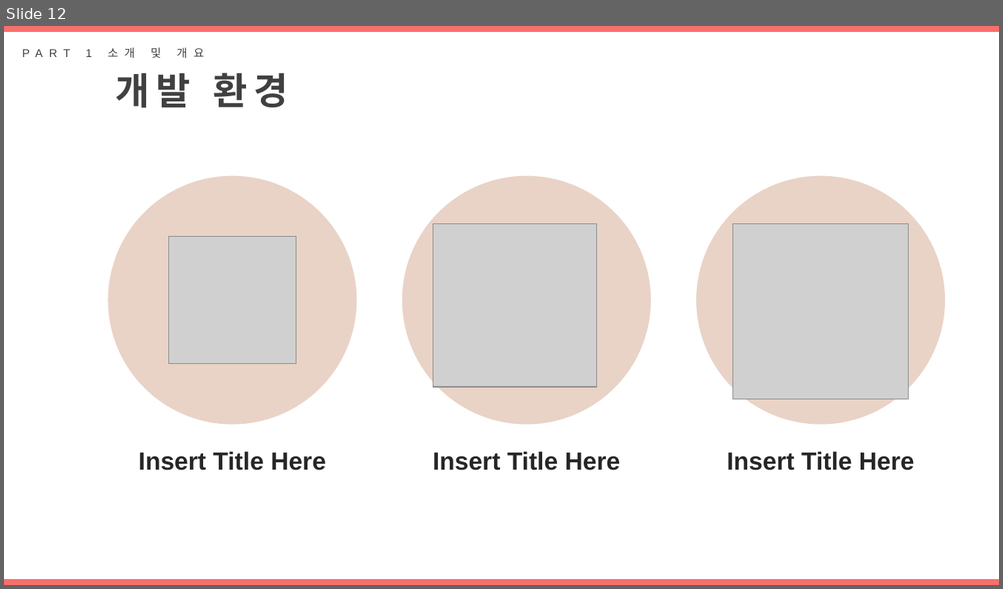
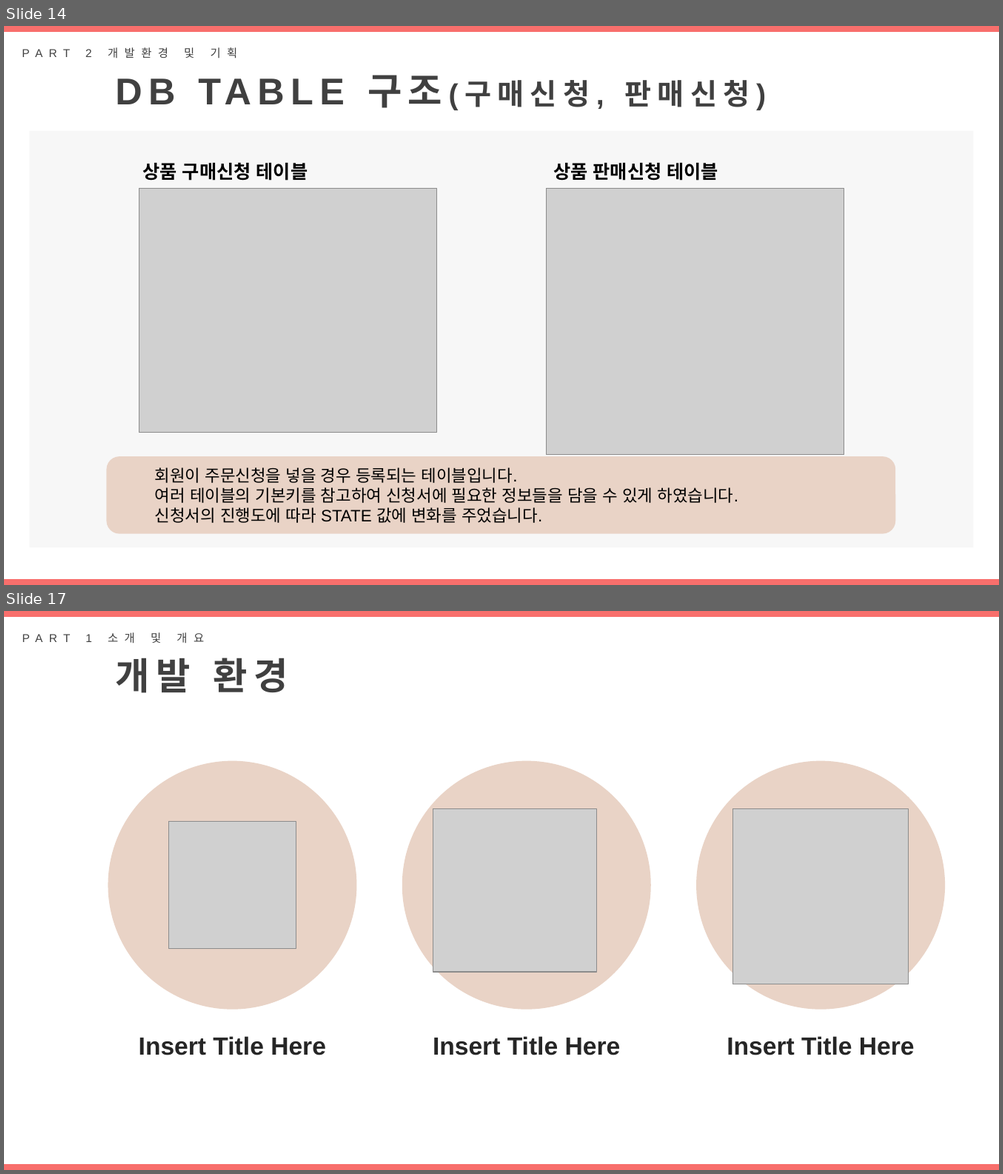
Before and after one commit to DAnomaly/SHOESFLY, a slide deck: project/B조_프로젝트_SHOEFLY.pptx. Shown one above the other, each under a label of ours: slide 12 before the commit, slides 14 and 17 after it; the slides between them are not shown. The pictures are 1003x589 and 1003x1174 pixels, drawn with LibreOffice and Linux fonts; fonts in the diff are those of the drawing; grey boxes stand for pictures. Boxes give left, top, right and bottom in pixels: in the first picture for what was removed or moved away, otherwise in the second. Text is boxed around its words. In the diff, an @@ line names an element or a change of style, - is before the commit and + after.

```diff
--- a/project/B조_프로젝트_SHOEFLY.pptx
+++ b/project/B조_프로젝트_SHOEFLY.pptx
@@ slide 14 added at (x1=4, y1=26, x2=999, y2=585), background #FFFFFF @@
@@ rectangle added at (x1=4, y1=26, x2=999, y2=32), fill #F86F6C @@
@@ text added at (x1=85, y1=47, x2=237, y2=58), 11 pt, text #404040 @@
+PART 2 개발환경 및 기획
@@ text added at (x1=367, y1=75, x2=750, y2=108), 28 pt, text #404040, bold @@
+DB TABLE 구조(구매신청, 판매신청)
@@ rectangle added at (x1=29, y1=131, x2=973, y2=548), fill #F7F7F7 @@
@@ text added at (x1=143, y1=162, x2=308, y2=181), 18 pt, text #000000, bold @@
+상품 구매신청 테이블
@@ text added at (x1=553, y1=162, x2=718, y2=181), 18 pt, text #000000, bold @@
+상품 판매신청 테이블
@@ picture added at (x1=139, y1=188, x2=437, y2=432) @@
@@ picture added at (x1=546, y1=189, x2=843, y2=455) @@
@@ rounded rectangle added at (x1=106, y1=457, x2=895, y2=535), fill #E9D3C6, 16 pt, text #000000 @@
+  회원이 주문신청을 넣을 경우 등록되는 테이블입니다.
+  여러 테이블의 기본키를 참고하여 신청서에 필요한 정보들을 담을 수 있게 하였습니다.
+  신청서의 진행도에 따라 STATE 값에 변화를 주었습니다.
@@ rectangle added at (x1=4, y1=580, x2=999, y2=585), fill #F86F6C @@
@@ what was slide 12 is now slide 17 @@
```
Also in this commit, not shown: 2 slides changed, 4 other slides added.
